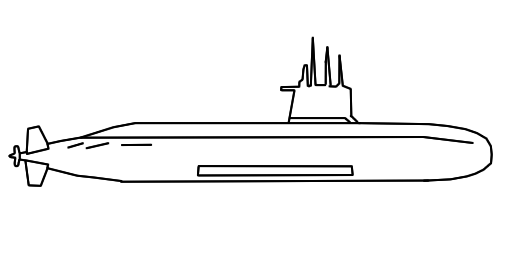
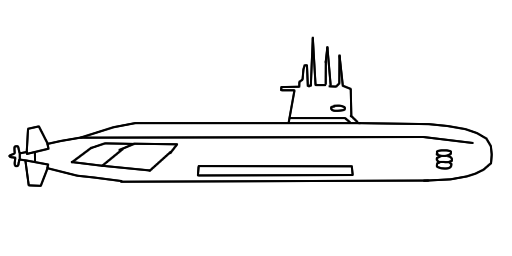
Two versions of the same layered image (512x256). Layer-by-layer changes:
renamed "Layer 14" to "Layer 16", painted on it over (33, 104, 453, 172)
